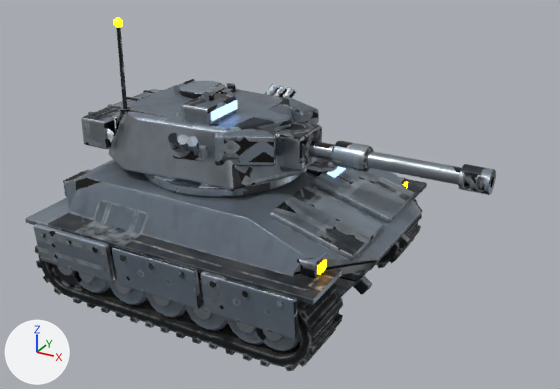
Before and after pictures for a commit that changed the glTF model public/models/guardian.glb.
Both versions are drawn from a 50 mm lens placed at (4.35, -6.88, 4.56), pointed at (0.66, -0.16, 1.2). Lighting does not change. The marker at lower left points along +X, +Y and +Z. The older version comes first. Where no turn or scale is listed for an object, it has been applied to the vertices. Vertices at exactly the same position are counted once.

In view in the first picture: 'Hull', 'Tracks', 'TurretBody'.
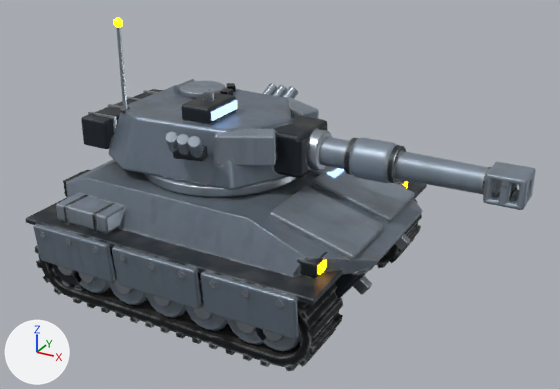
Where the newer file only moved an object's origin or applied its transform, the numbers keep the older frame.

Pixel boxes (x1, y1, x2, y2) of what changed, in the pictures (560 x 389 px):
'Hull', reshaped
    before: (25, 158, 427, 339)
    after: (25, 159, 427, 339)
'TurretBody', reshaped (10% wider, 7% taller)
    before: (81, 18, 496, 197)
    after: (81, 18, 536, 210)
part 1 of me_hull, added
    after: (63, 195, 88, 224)
part 2 of me_hull, added
    after: (92, 202, 116, 232)
part 3 of me_hull, added
    after: (56, 193, 125, 233)
part 4 of me_hull, surface changed
    before: (25, 158, 427, 339)
    after: (25, 166, 427, 339)
part 5 of me_turretbody, added
    after: (319, 137, 501, 196)
part 6 of me_turretbody, added
    after: (343, 138, 360, 175)
part 7 of me_turretbody, added
    after: (387, 145, 406, 184)
part 8 of me_turretbody, added
    after: (482, 167, 491, 194)
part 9 of me_turretbody, rebuilt (19% wider, 25% taller)
    before: (276, 121, 322, 171)
    after: (273, 115, 328, 178)
part 10 of me_turretbody, rebuilt (15% wider)
    before: (177, 134, 189, 153)
    after: (176, 134, 190, 154)
part 11 of me_turretbody, rebuilt (14% wider, 8% taller)
    before: (273, 86, 286, 97)
    after: (272, 85, 287, 97)
part 12 of me_turretbody, deleted
    before: (458, 164, 496, 195)
part 13 of me_turretbody, deleted
    before: (331, 141, 374, 172)
part 14 of me_turretbody, built on
    before: (309, 141, 485, 189)
    after: (306, 129, 536, 210)
part 15 of me_turretbody, built on
    before: (265, 84, 296, 98)
    after: (262, 83, 298, 99)
part 16 of me_turretbody, built on
    before: (168, 133, 200, 158)
    after: (165, 131, 203, 157)
part 17 of me_turretbody, surface changed
    both: (81, 27, 319, 196)

The change, as a diff of the scene's bpy script:
```diff
--- a/public/models/guardian.glb.py
+++ b/public/models/guardian.glb.py
@@ me_hull @@
-me_hull.from_pydata(...)  # 2888 vertices, 5584 faces; spans x -1.93..1.93, y -1.59..1.59, z -0.53..0.53
+me_hull.from_pydata(...)  # 3112 vertices, 6008 faces; spans x -1.93..1.93, y -1.59..1.59, z -0.53..0.53
+# me_hull part 1: a new loose piece, a box spanning x -1.334..-1.294, y -1.42..-0.98, z 0.105..0.315, in mat_hull_surface
+# me_hull part 2: a new loose piece, a box spanning x -0.934..-0.894, y -1.42..-0.98, z 0.105..0.315, in mat_hull_surface
+# me_hull part 3: a new loose piece of 96 vertices spanning x -1.46..-0.76, y -1.41..-0.99, z 0.11..0.31, in mat_hull_surface
+# me_hull part 4: 5324 kept faces spanning x -1.93..1.93, y -1.59..1.59, z -0.53..0.53 get new texture (UV) coordinates
+# other edits to the shape of me_hull do not show in these pictures
 me_hull.materials.append(mat_enemyglow)
@@ me_turretbody @@
-me_turretbody.from_pydata(...)  # 2692 vertices, 5272 faces; spans x -2.24..2.24, y -1.08..1.08, z -0.83..0.83
+me_turretbody.from_pydata(...)  # 3672 vertices, 7196 faces; spans x -2.24..2.59, y -1.09..1.09, z -0.83..0.83
+# me_turretbody part 5: a new loose piece, a 20-sided cut cone along x (radius 0.15 at the low end, 0.13 at the high end) spanning x 0.48..2.3, y -0.15..0.15, z -0.59..-0.29, in mat_turretbody_surface
+# me_turretbody part 6: a new loose piece, a 24-sided cylinder along x spanning x 0.79..0.846, y -0.19..0.19, z -0.63..-0.249, in mat_turretbody_surface
+# me_turretbody part 7: a new loose piece, a 24-sided cylinder along x spanning x 1.26..1.316, y -0.19..0.19, z -0.63..-0.249, in mat_turretbody_surface
+# me_turretbody part 8: a new loose piece, a 20-sided cylinder along x spanning x 2.184..2.251, y -0.14..0.14, z -0.58..-0.3, in mat_turretbody_surface
+# me_turretbody part 9: the loose piece of 96 vertices spanning x -0.01..0.35, y -0.26..0.26, z -0.63..-0.25 is rebuilt with 56 vertices and now spans x -0.02..0.38, y -0.34..0.34, z -0.67..-0.2
+# me_turretbody part 10: the loose piece of 20 vertices spanning x -0.68..-0.5, y -1.08..-0.85, z -0.37..-0.13 is rebuilt with 96 vertices and now spans x -0.69..-0.5, y -1.09..-0.84, z -0.38..-0.12
+# me_turretbody part 11: the loose piece of 20 vertices spanning x -0.68..-0.5, y 0.85..1.08, z -0.37..-0.13 is rebuilt with 96 vertices and now spans x -0.69..-0.5, y 0.84..1.09, z -0.38..-0.12
+# me_turretbody part 12: the loose piece of 692 vertices spanning x 1.95..2.24, y -0.12..0.12, z -0.56..-0.32 is deleted
+# me_turretbody part 13: the loose piece of 160 vertices spanning x 0.62..1.0, y -0.13..0.13, z -0.57..-0.31 is deleted
+# me_turretbody part 14: 32 vertices removed from x 0.25..2.15, y -0.08..0.08, z -0.52..-0.36; 792 vertices added at x 0.36..2.59, y -0.21..0.21, z -0.65..-0.23
+# me_turretbody part 15: 4 vertices moved within x -0.76..-0.54, y 0.85..1.08, z -0.42..-0.2; 39 vertices removed from x -0.79..-0.39, y 0.85..1.08, z -0.42..-0.13; 431 vertices added at x -0.82..-0.36, y 0.84..1.09, z -0.42..-0.12
+# me_turretbody part 16: 3 vertices moved within x -0.76..-0.54, y -1.08..-0.85, z -0.42..-0.2; 39 vertices removed from x -0.79..-0.39, y -1.08..-0.85, z -0.42..-0.13; 431 vertices added at x -0.82..-0.36, y -1.09..-0.84, z -0.42..-0.12
+# me_turretbody part 17: 2853 kept faces spanning x -2.24..0.28, y -0.97..0.97, z -0.83..0.76 get new texture (UV) coordinates
 me_turretbody.materials.append(mat_enemyvisor)
```
